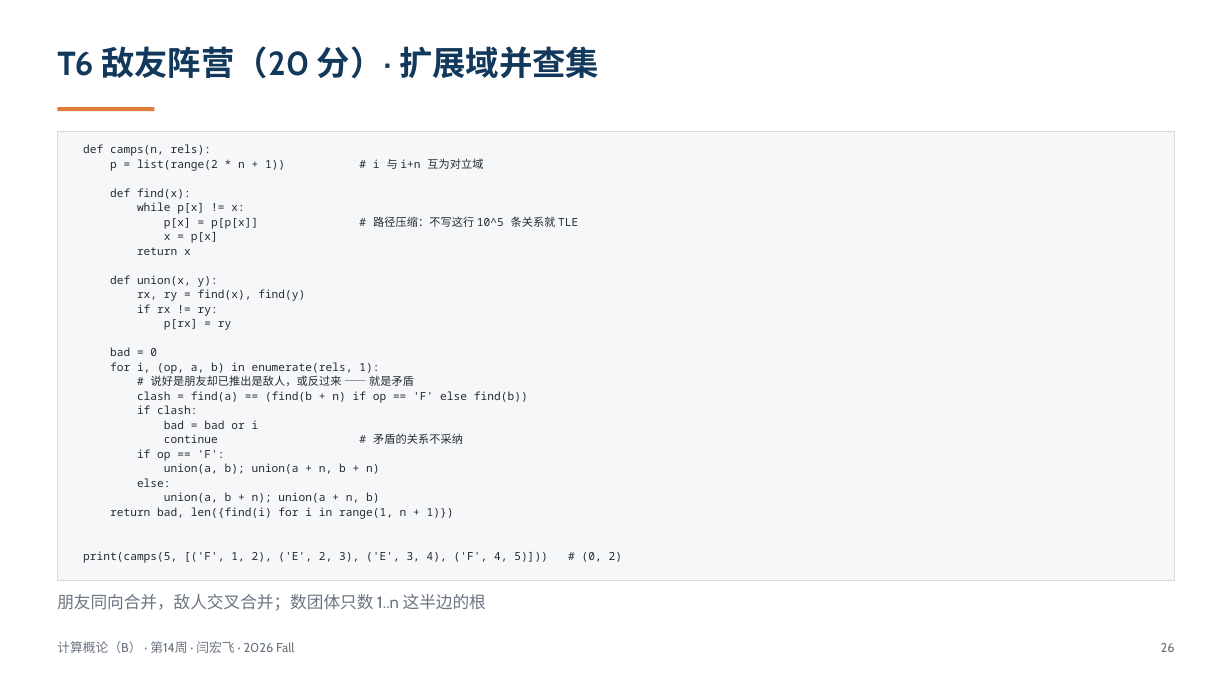
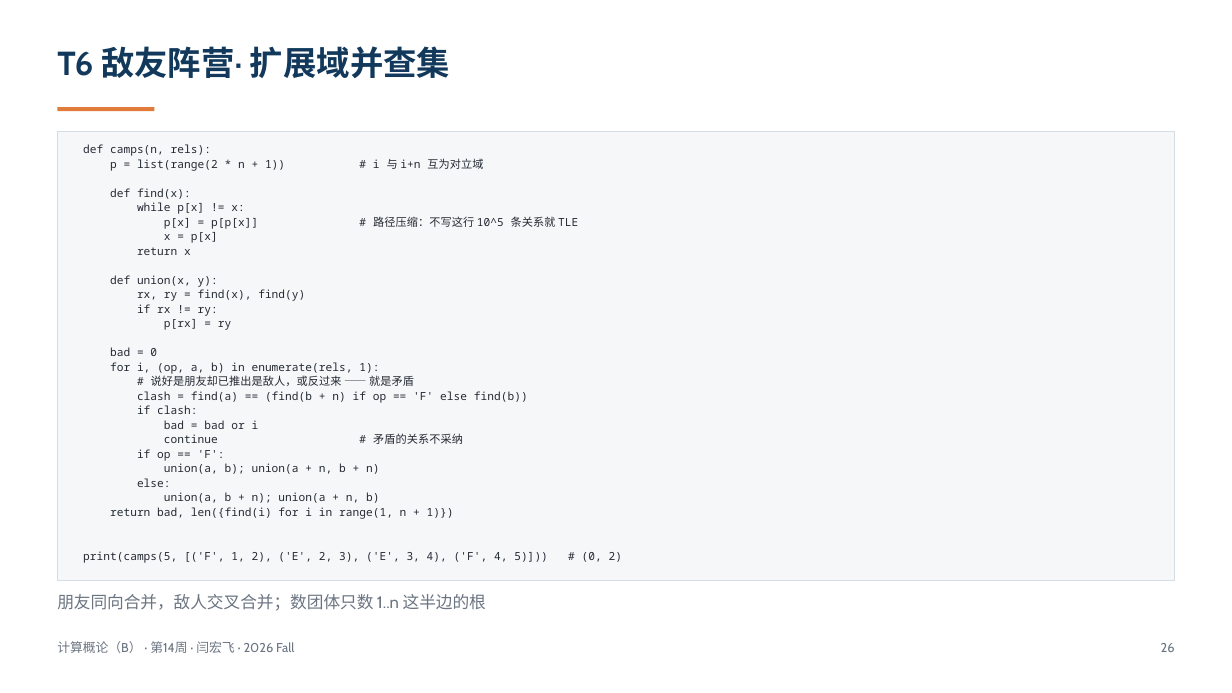
Before and after one commit to GMyhf/2026fall-cs101, a slide deck: slide 26 of courseware/202612_ADS_W14_AI_Literacy_Exam_Recap.pptx. Drawn at 1232x693 pixels with LibreOffice and Linux fonts; fonts in the diff are those of the drawing. Boxes give left, top, right and bottom in pixels: in the first picture for what was removed or moved away, otherwise in the second. Text is boxed around its words. In the diff, an @@ line names an element or a change of style, - is before the commit and + after.

```diff
--- a/courseware/202612_ADS_W14_AI_Literacy_Exam_Recap.pptx
+++ b/courseware/202612_ADS_W14_AI_Literacy_Exam_Recap.pptx
@@ text at (x1=57, y1=46, x2=450, y2=78): text changed @@
-T6 敌友阵营（20 分）· 扩展域并查集
+T6 敌友阵营· 扩展域并查集
```
Also in this commit, not shown: 6 other slides changed, 1 other file.
